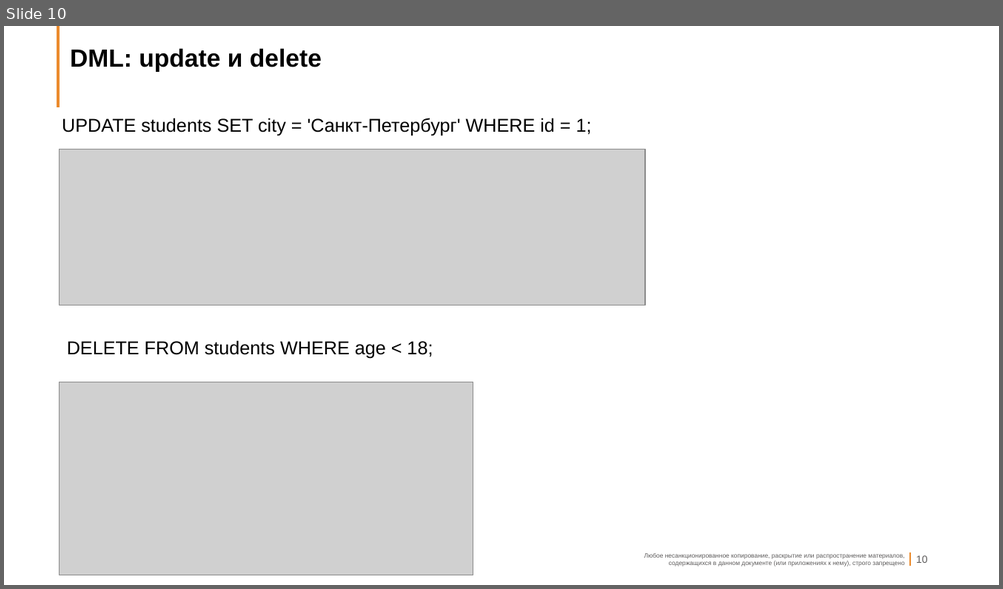
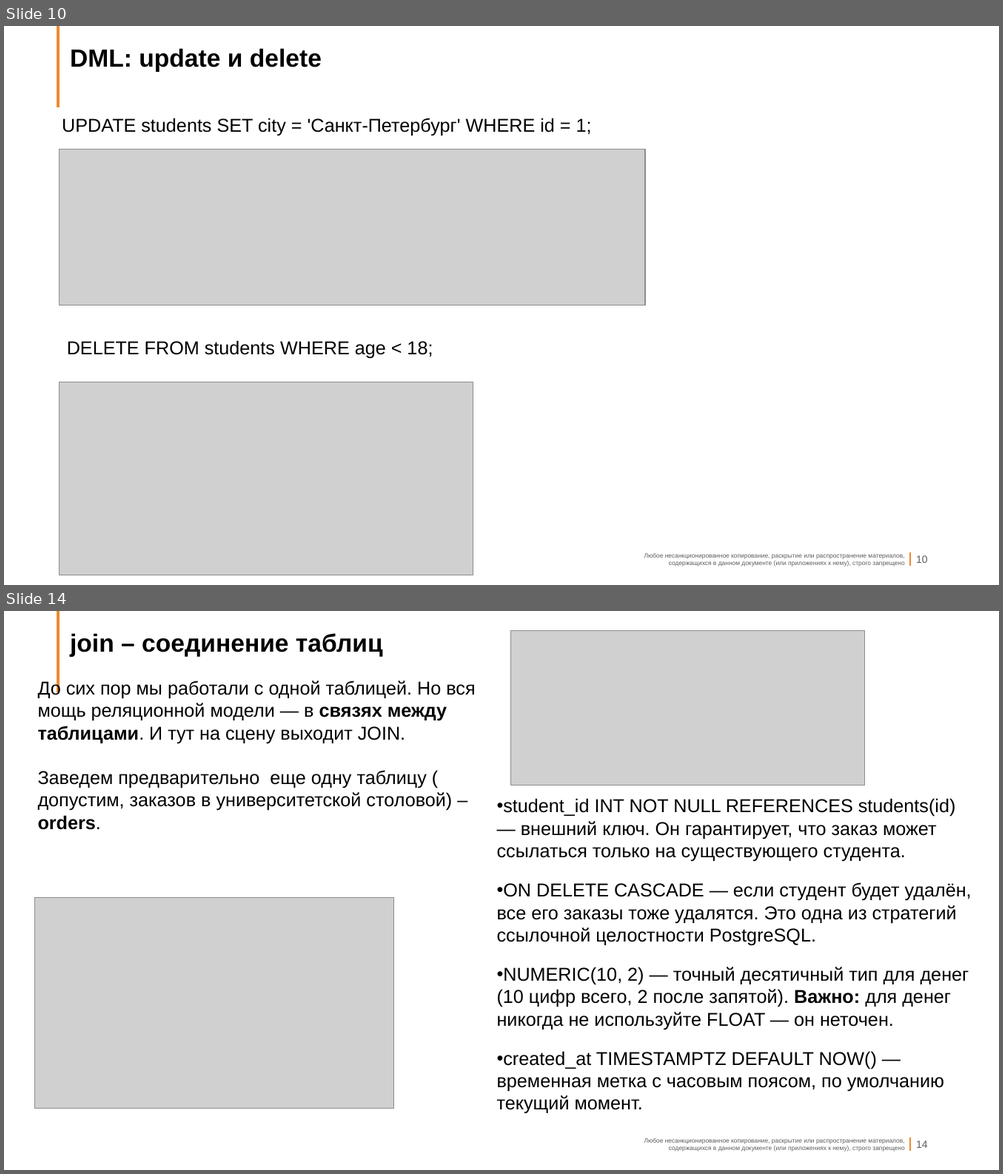
Before and after one commit to vivyako/it-24107, a slide deck: Лекция2_Основы_SQL.pptx. Shown one above the other, each under a label of ours: slide 10 before the commit, slides 10 and 14 after it; the slides between them are not shown. The pictures are 1003x589 and 1003x1174 pixels, drawn with LibreOffice and Linux fonts; fonts in the diff are those of the drawing; grey boxes stand for pictures; background and template pictures are left out. Boxes give left, top, right and bottom in pixels: in the first picture for what was removed or moved away, otherwise in the second. Text is boxed around its words. In the diff, an @@ line names an element or a change of style, - is before the commit and + after.

```diff
--- a/Лекция2_Основы_SQL.pptx
+++ b/Лекция2_Основы_SQL.pptx
@@ slide 14 added at (x1=4, y1=611, x2=999, y2=1170), background #FFFFFF; not listed: 5 template elements that a slide beside it also shows @@
@@ picture added at (x1=511, y1=630, x2=865, y2=786) @@
@@ title added at (x1=70, y1=633, x2=383, y2=657), 24 pt, text #000000, bold @@
+join – соединение таблиц
@@ text added at (x1=38, y1=680, x2=475, y2=830), 18 pt, text #000000 @@
+До сих пор мы работали с одной таблицей. Но вся мощь реляционной модели — в связях между таблицами. И тут на сцену выходит JOIN.
+Заведем предварительно еще одну таблицу (
+допустим, заказов в университетской столовой) –
+orders.
@@ text added at (x1=497, y1=798, x2=971, y2=1114), 18 pt, text #000000 @@
+• student_id INT NOT NULL REFERENCES students(id) — внешний ключ. Он гарантирует, что заказ может ссылаться только на существующего студента.
+• ON DELETE CASCADE — если студент будет удалён, все его заказы тоже удалятся. Это одна из стратегий ссылочной целостности PostgreSQL.
+• NUMERIC(10, 2) — точный десятичный тип для денег (10 цифр всего, 2 после запятой). Важно: для денег никогда не используйте FLOAT — он неточен.
+• created_at TIMESTAMPTZ DEFAULT NOW() — временная метка с часовым поясом, по умолчанию текущий момент.
@@ picture added at (x1=34, y1=897, x2=393, y2=1109) @@
```
Also in this commit, not shown: 1 slide changed, 19 other slides added.
